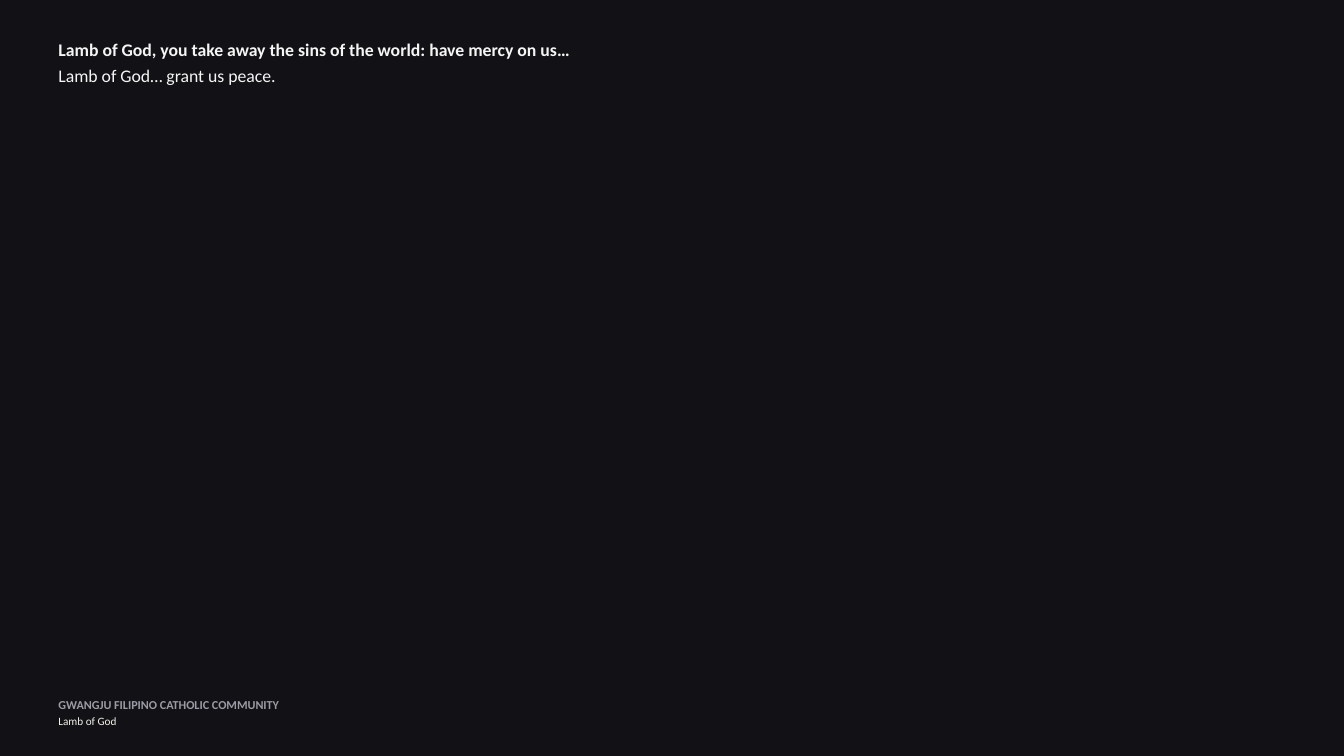
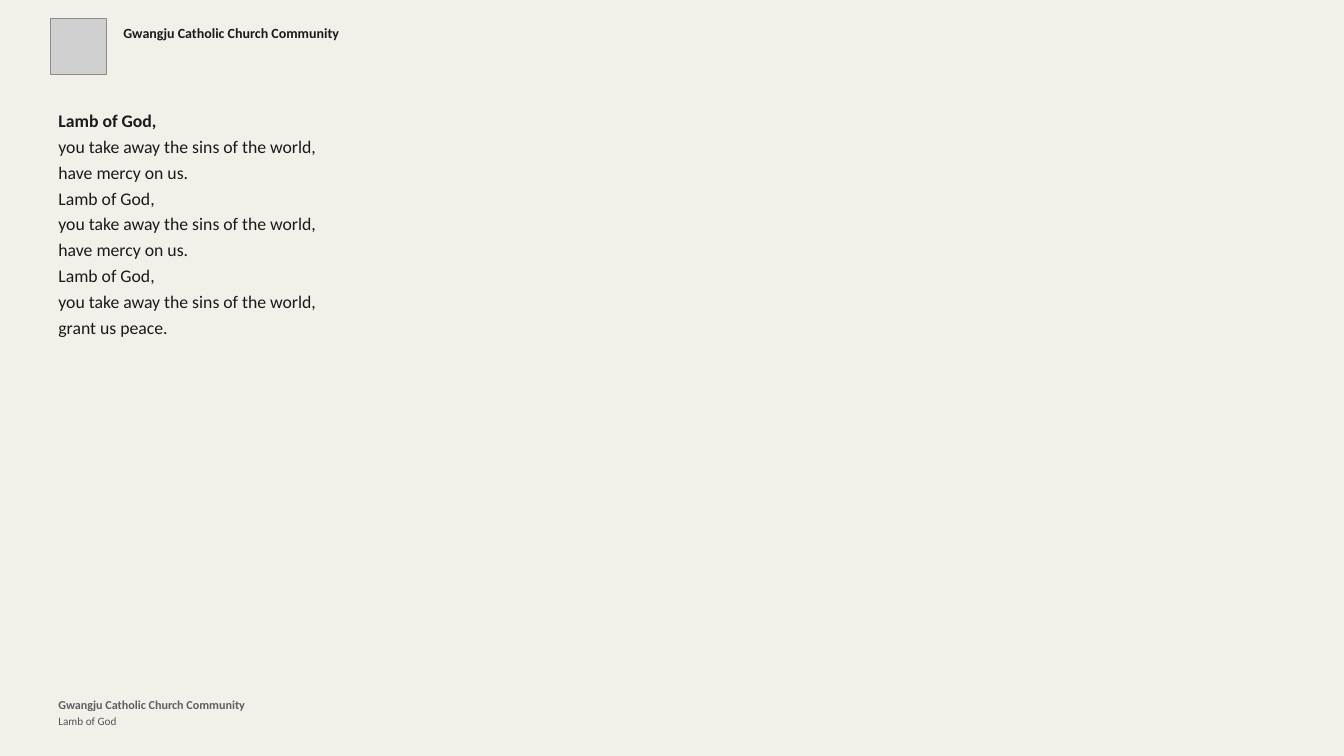
Before and after one commit to divinogabriel9/mass-ppt-generator, a slide deck: slide 48 of church_media_generator/outputs/mass_presentation.pptx (slide 47 before the commit). Drawn at 1344x756 pixels with LibreOffice and Linux fonts; fonts in the diff are those of the drawing; grey boxes stand for pictures. Boxes give left, top, right and bottom in pixels: in the first picture for what was removed or moved away, otherwise in the second. Text is boxed around its words. In the diff, an @@ line names an element or a change of style, - is before the commit and + after.

```diff
--- a/church_media_generator/outputs/mass_presentation.pptx
+++ b/church_media_generator/outputs/mass_presentation.pptx
@@ background #121216 to #F2F0E8 @@
@@ picture added at bbox=[50, 19, 106, 74] @@
@@ text added at bbox=[123, 28, 339, 41], 15 pt, text #1A1A1E, bold @@
+Gwangju Catholic Church Community
@@ text at bbox=[58, 114, 316, 337]: text changed; text colour #F5F5F5 to #1A1A1E; bold off @@
-Lamb of God, you take away the sins of the world: have mercy on us…
-Lamb of God… grant us peace.
+Lamb of God,
+you take away the sins of the world,
+have mercy on us.
+Lamb of God,
+you take away the sins of the world,
+have mercy on us.
+Lamb of God,
+you take away the sins of the world,
+grant us peace.
@@ text at bbox=[58, 700, 244, 711]: text changed; text colour #9B9BA5 to #5F5D68 @@
-GWANGJU FILIPINO CATHOLIC COMMUNITY
+Gwangju Catholic Church Community
@@ text at bbox=[58, 717, 117, 725]: text colour #F2F0E8 to #56515A in "Lamb of God" @@
```
Also in this commit, not shown: 34 other slides changed, 30 slides added, 26 slides removed, 27 other files.
